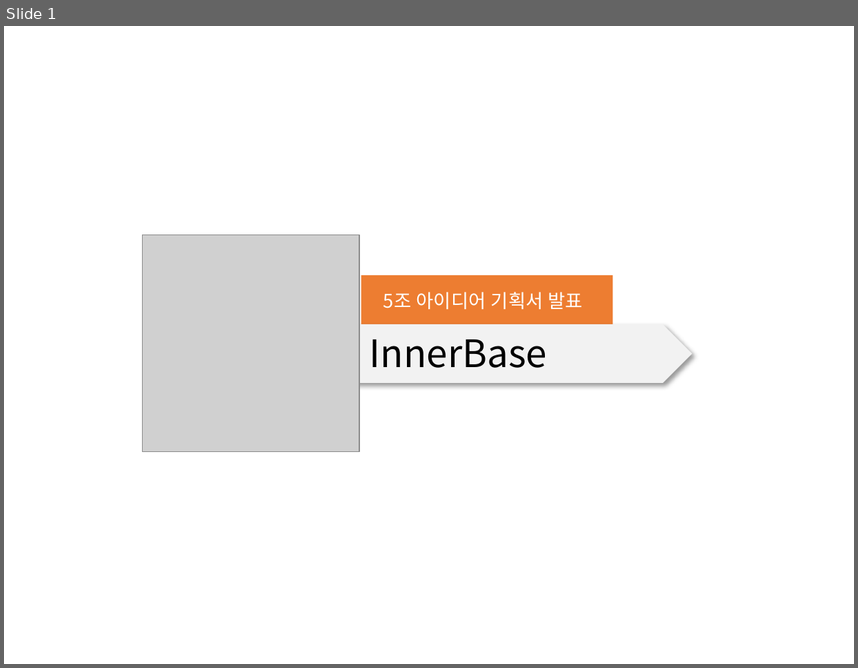
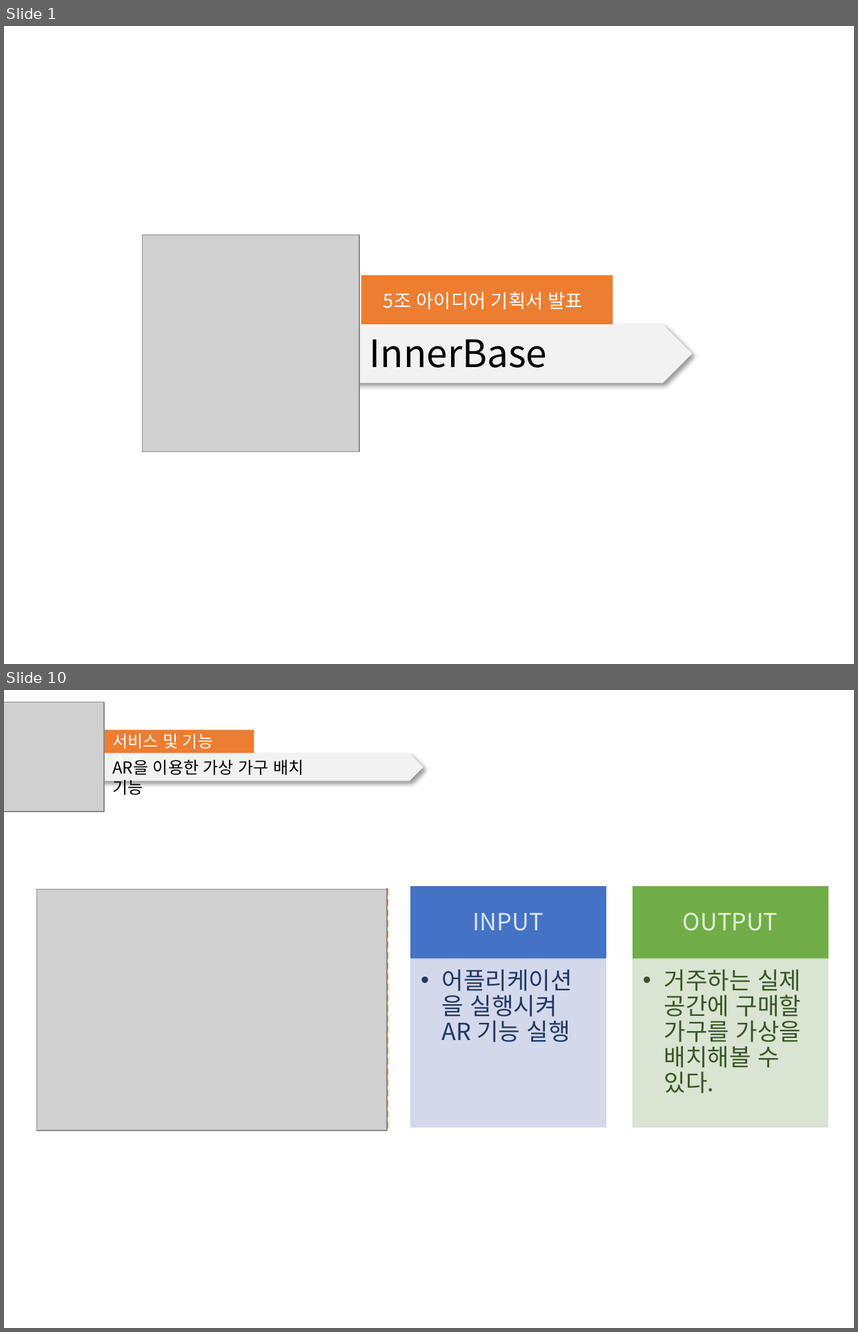
Before and after one commit to Bik00/WD3A5_Project, a slide deck: 기획서/03_기획 발표 프레젠테이션.pptx. Shown one above the other, each under a label of ours: slide 1 before the commit, slides 1 and 10 after it; the slides between them are not shown. The pictures are 858x668 and 858x1332 pixels, drawn with LibreOffice and Linux fonts; fonts in the diff are those of the drawing; grey boxes stand for pictures. Boxes give left, top, right and bottom in pixels: in the first picture for what was removed or moved away, otherwise in the second. Text is boxed around its words. In the diff, an @@ line names an element or a change of style, - is before the commit and + after.

```diff
--- a/기획서/03_기획 발표 프레젠테이션.pptx
+++ b/기획서/03_기획 발표 프레젠테이션.pptx
@@ slide 10 added at (4,690,854,1328), background #FFFFFF @@
@@ picture added at (4,702,103,811) @@
@@ rectangle added at (83,730,254,753), fill #ED7D31 @@
@@ text added at (112,733,213,771), 14 pt, text #FFFFFF @@
+서비스 및 기능 소개
@@ pentagon arrow added at (64,753,423,781), fill #F2F2F2 @@
@@ text added at (112,760,304,795), 14 pt, text #000000 @@
+AR을 이용한 가상 가구 배치 기능
@@ picture added at (36,889,386,1130) @@
@@ line added from (388, 889) to (388, 1129), #ED7D31 2.25 pt dashed @@
@@ group added at (411,887,828,1127): 4 rectangles, 4 texts @@
+INPUT
+  •• 어플리케이션을 실행시켜 AR 기능 실행
+OUTPUT
+  •• 거주하는 실제 공간에 구매할 가구를 가상을 배치해볼 수 있다.
```
Also in this commit, not shown: 16 other slides added, 13 other files.
